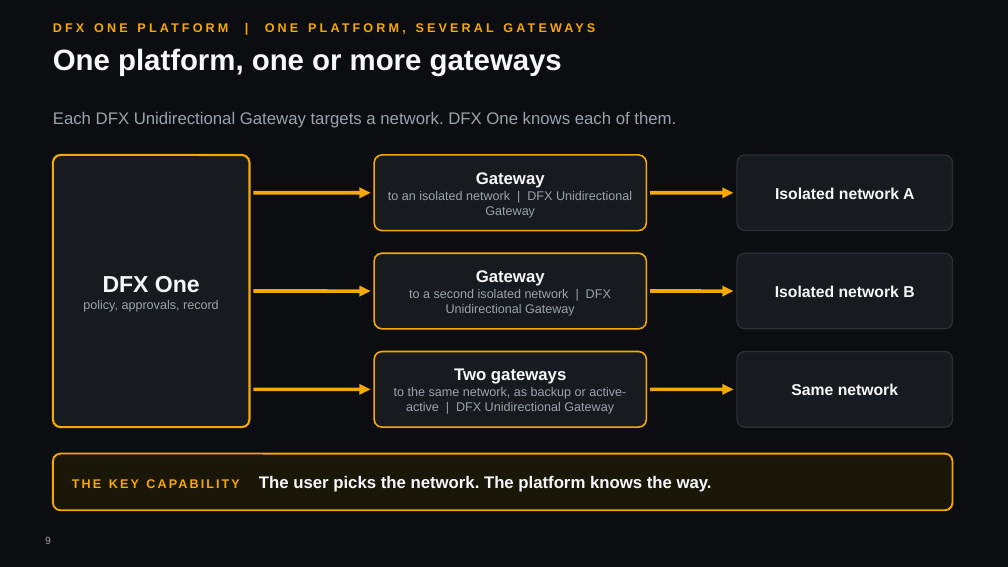
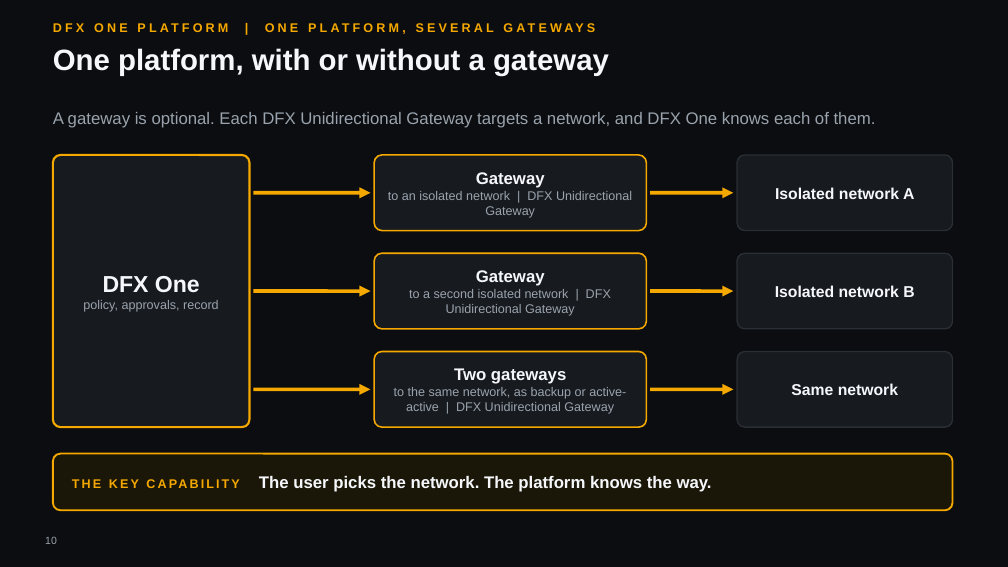
Before and after one commit to hybridus/DFX_Marketing, a slide deck: slide 10 of Projects/06_Presales_OnePlatform_Deck/pilot/raw_corp.pptx (slide 9 before the commit). Drawn at 1008x567 pixels with LibreOffice and Linux fonts; fonts in the diff are those of the drawing; background and template pictures are left out. Boxes give left, top, right and bottom in pixels: in the first picture for what was removed or moved away, otherwise in the second. Text is boxed around its words. In the diff, an @@ line names an element or a change of style, - is before the commit and + after.

```diff
--- a/Projects/06_Presales_OnePlatform_Deck/pilot/raw_corp.pptx
+++ b/Projects/06_Presales_OnePlatform_Deck/pilot/raw_corp.pptx
@@ text at box(53, 48, 609, 76): text changed @@
-One platform, one or more gateways
+One platform, with or without a gateway
@@ text at box(53, 112, 876, 128): text changed @@
-Each DFX Unidirectional Gateway targets a network. DFX One knows each of them.
+A gateway is optional. Each DFX Unidirectional Gateway targets a network, and DFX One knows each of them.
@@ page number at box(45, 537, 57, 544): text changed @@
-9
+10
```
Also in this commit, not shown: 1 other slide changed, 3 slides added, 2 slides removed, 9 other files.
